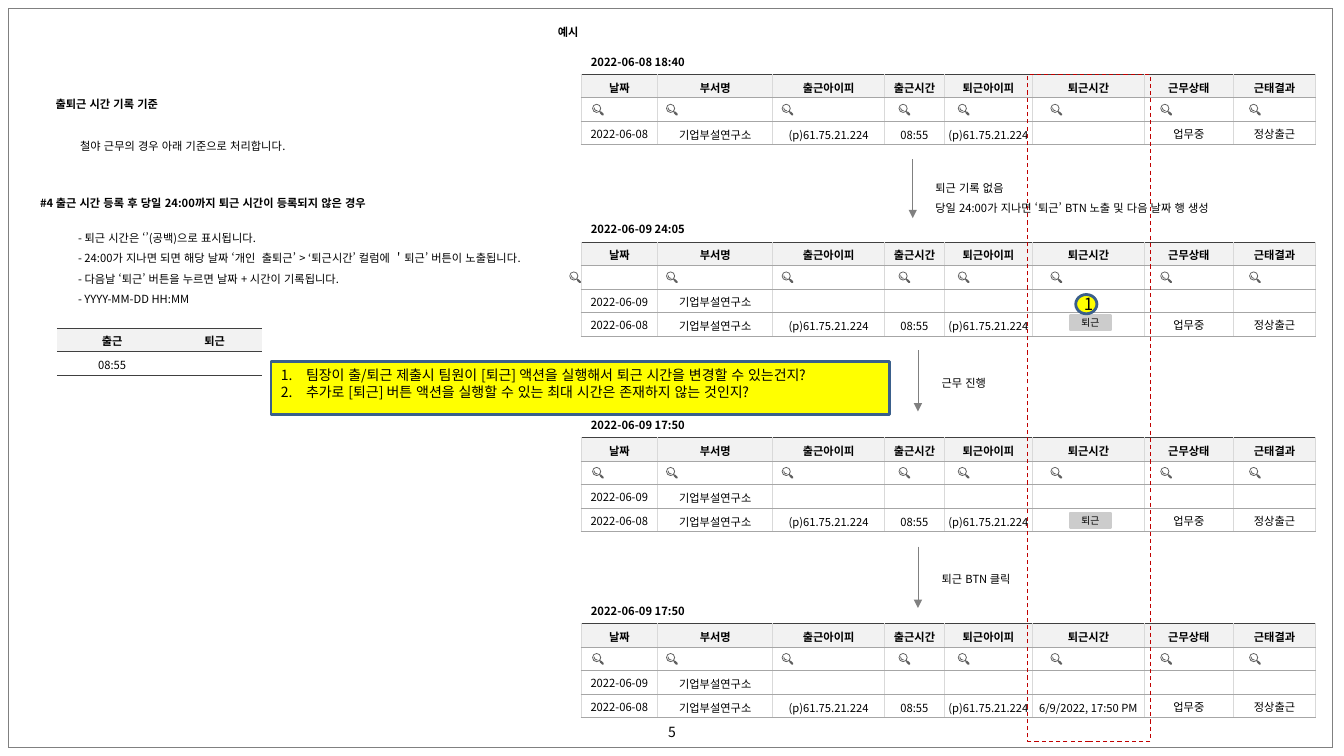
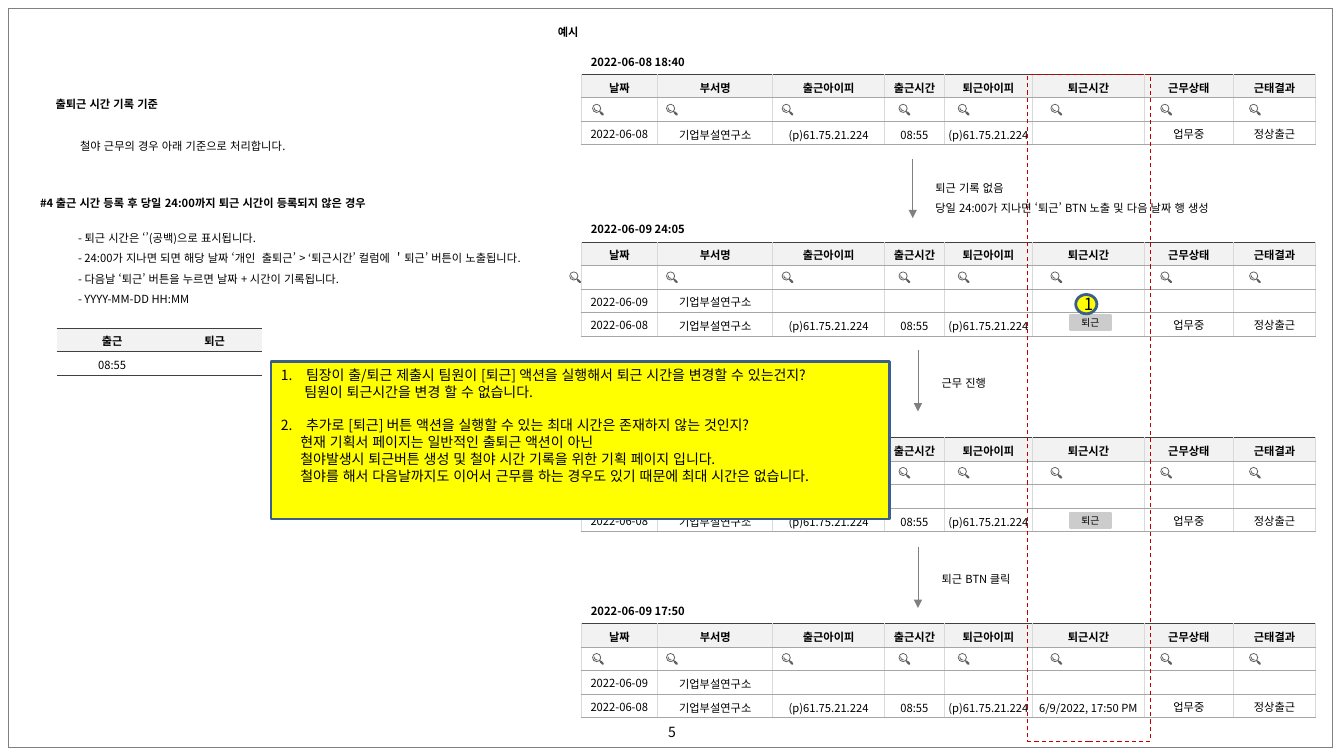
Before and after one commit to yamdeng/coms_groupware, a slide deck: slide 5 of docs/컴즈_인트라넷 시스템_화면 설계서_V0.80_안용성질의사항_1004.pptx. Drawn at 1344x756 pixels with LibreOffice and Linux fonts; fonts in the diff are those of the drawing. Boxes give left, top, right and bottom in pixels: in the first picture for what was removed or moved away, otherwise in the second. Text is boxed around its words. In the diff, an @@ line names an element or a change of style, - is before the commit and + after.

Commit message:
기획서 정리

```diff
--- a/docs/컴즈_인트라넷 시스템_화면 설계서_V0.80_안용성질의사항_1004.pptx
+++ b/docs/컴즈_인트라넷 시스템_화면 설계서_V0.80_안용성질의사항_1004.pptx
@@ rectangle "팀장이 출/퇴근 제출시 팀원이 [퇴근] ...": place and size @@
-rectangle "팀장이 출/퇴근 제출시 팀원이 [퇴근] ..." at (271,362,890,415)
+rectangle "팀장이 출/퇴근 제출시 팀원이 [퇴근] ..." at (271,362,890,519)
@@ text in rectangle at (304,385,533,398): paragraph added @@
+팀원이 퇴근시간을 변경 할 수 없습니다.
@@ text in rectangle at (300,435,809,482): paragraphs added @@
+현재 기획서 페이지는 일반적인 출퇴근 액션이 아닌
+철야발생시 퇴근버튼 생성 및 철야 시간 기록을 위한 기획 페이지 입니다.
+철야를 해서 다음날까지도 이어서 근무를 하는 경우도 있기 때문에 최대 시간은 없습니다.
@@ text removed at (591,420,685,429) @@
-2022-06-09 17:50
@@ freeform shape removed at (592,467,604,479) @@
@@ freeform shape removed at (666,467,679,479) @@
@@ freeform shape removed at (781,467,793,479) @@
```
Also in this commit, not shown: 17 other slides changed, 20 other files.
